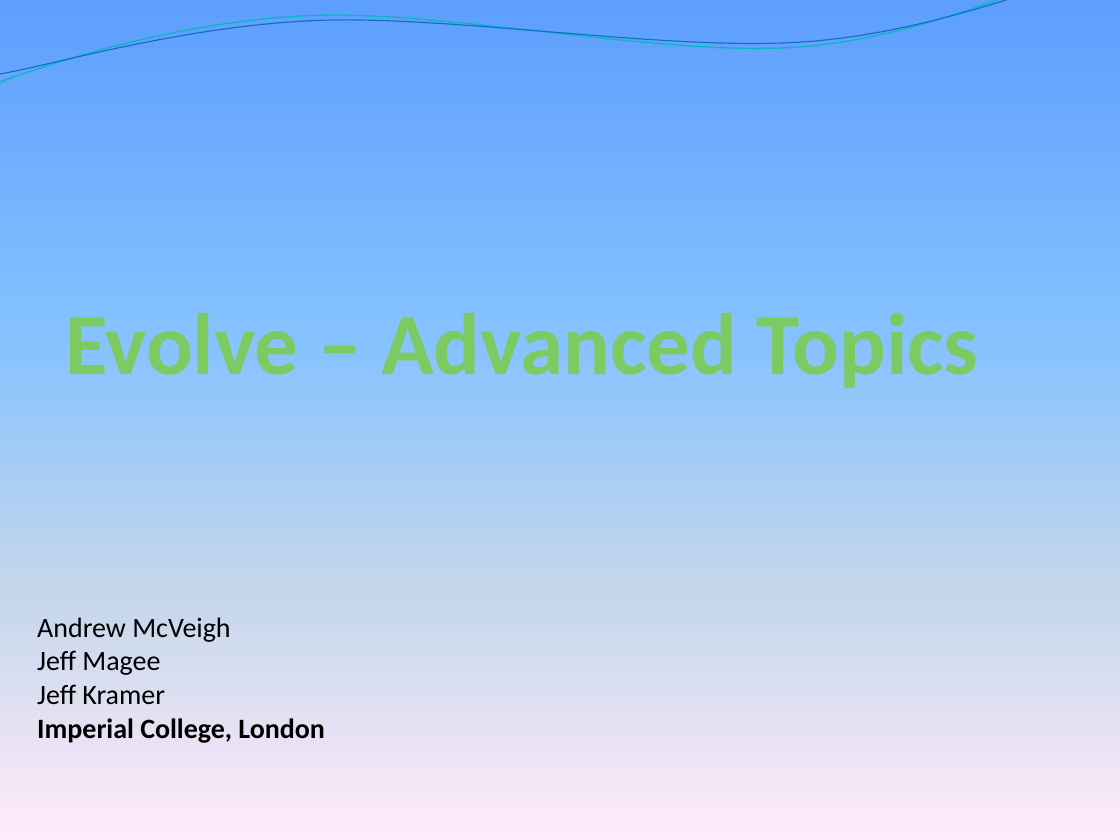
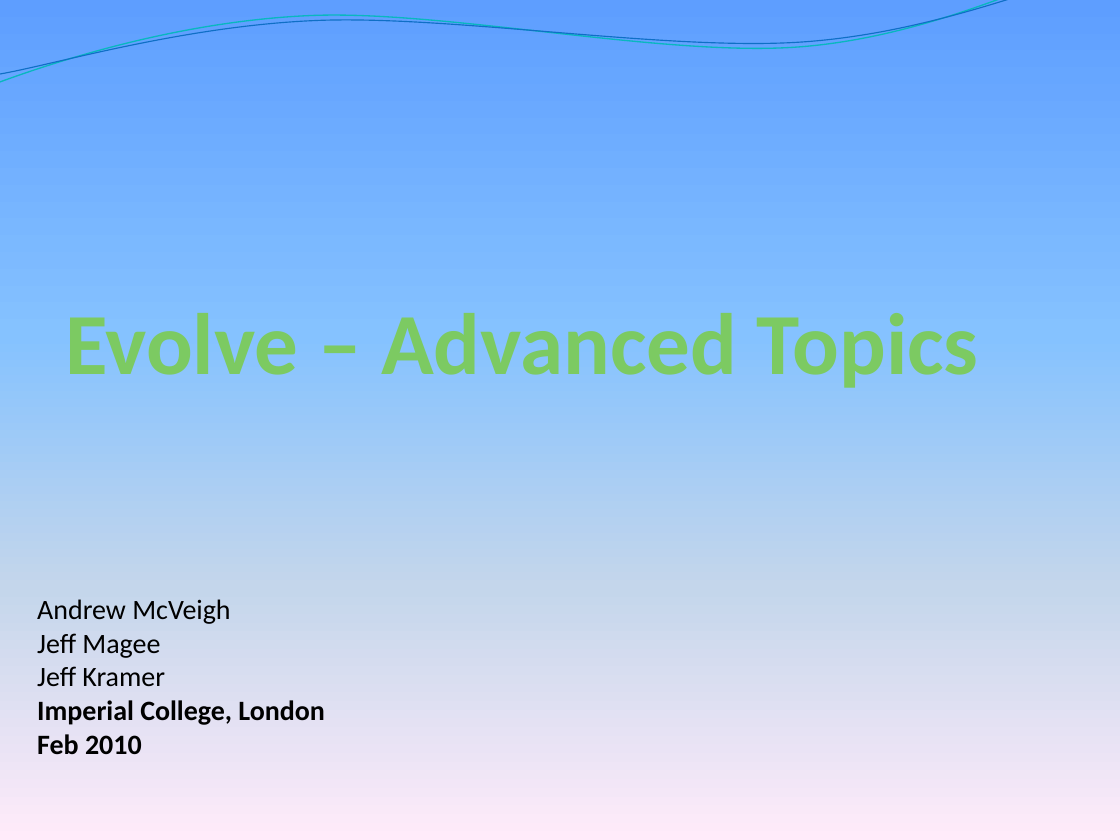
Before and after one commit to Intrinsarc/intrinsarc-evolve, a slide deck: slide 1 of Academic Work/presentations/prague/Evolve - Advanced.pptx. Drawn at 1120x840 pixels with LibreOffice and Linux fonts; fonts in the diff are those of the drawing; background and template pictures are left out. Boxes give left, top, right and bottom in pixels: in the first picture for what was removed or moved away, otherwise in the second. Text is boxed around its words. In the diff, an @@ line names an element or a change of style, - is before the commit and + after.

```diff
--- a/Academic Work/presentations/prague/Evolve - Advanced.pptx
+++ b/Academic Work/presentations/prague/Evolve - Advanced.pptx
@@ text "Andrew McVeigh": place and size @@
-text "Andrew McVeigh" at [37,617,324,743]
+text "Andrew McVeigh" at [37,599,324,755]
@@ text at [37,734,142,755]: paragraph added @@
+Feb 2010
```
Also in this commit, not shown: 7 other slides changed, 3 other files.
